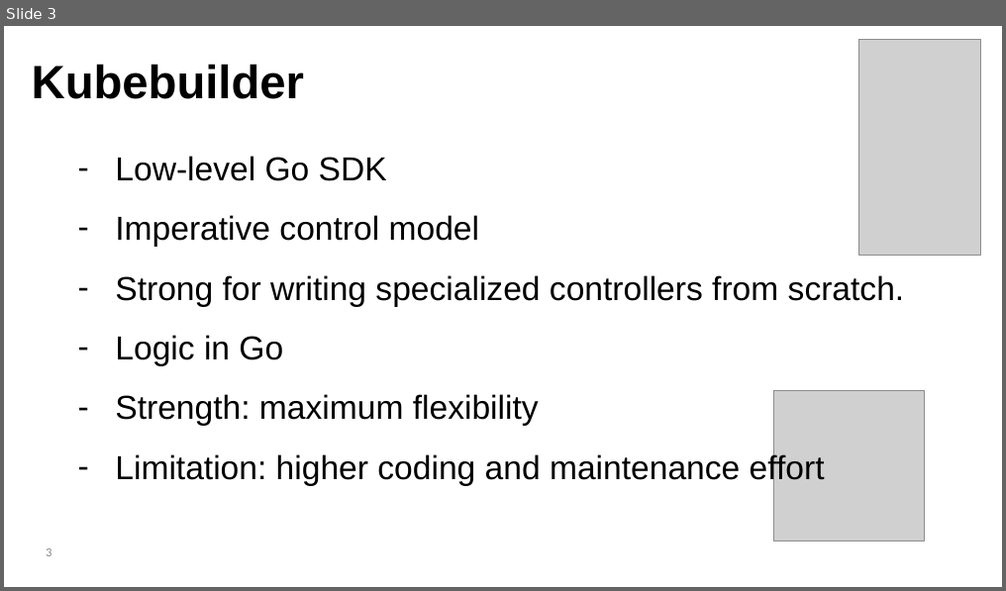
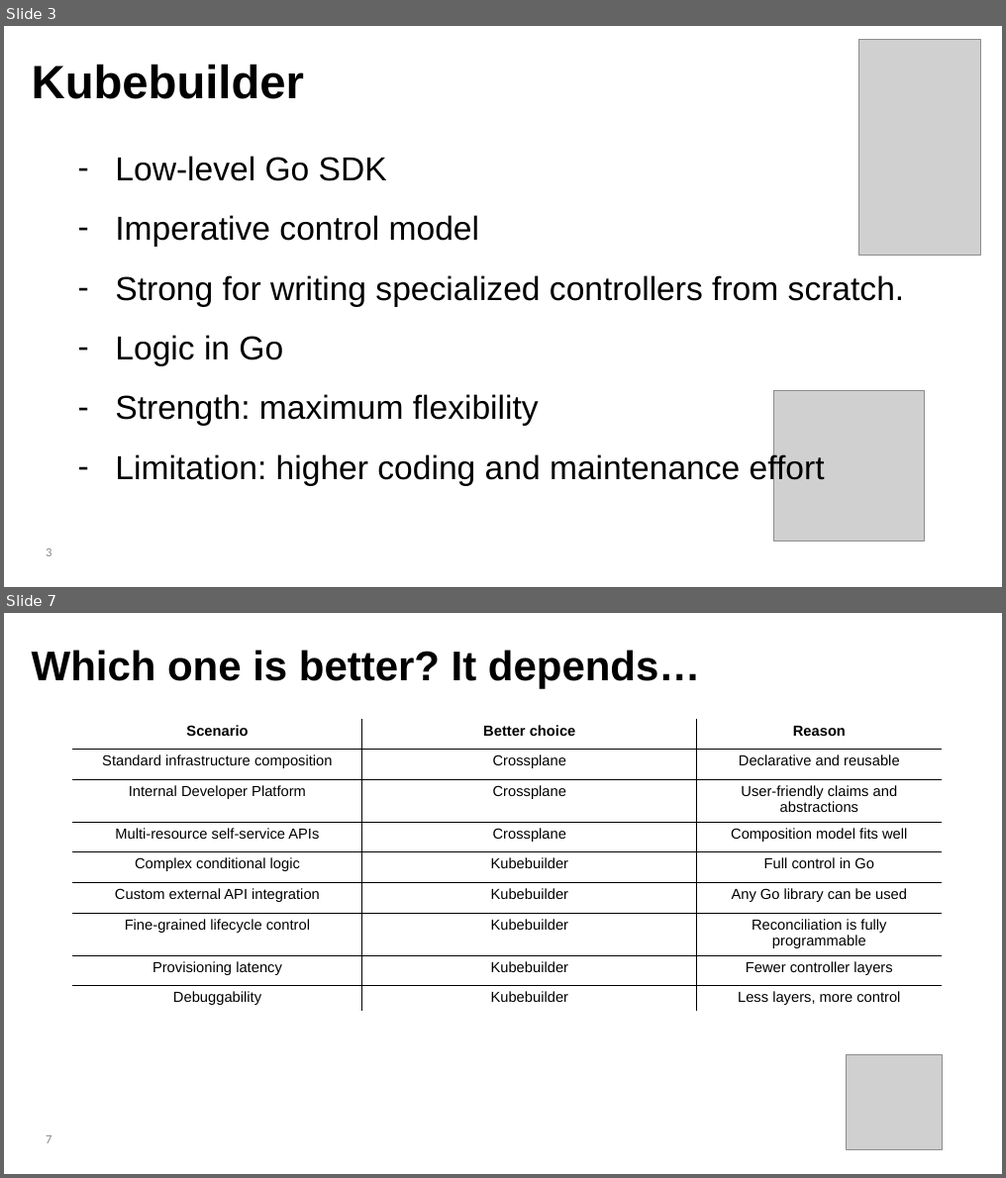
Before and after one commit to lorenzodeluca/kafka-operator-clash, a slide deck: presentation/kubebuilder vs crossplane.pptx. Shown one above the other, each under a label of ours: slide 3 before the commit, slides 3 and 7 after it; the slides between them are not shown. The pictures are 1006x591 and 1006x1178 pixels, drawn with LibreOffice and Linux fonts; fonts in the diff are those of the drawing; grey boxes stand for pictures. Boxes give left, top, right and bottom in pixels: in the first picture for what was removed or moved away, otherwise in the second. Text is boxed around its words. In the diff, an @@ line names an element or a change of style, - is before the commit and + after.

```diff
--- a/presentation/kubebuilder vs crossplane.pptx
+++ b/presentation/kubebuilder vs crossplane.pptx
@@ slide 7 added at (4,613,1002,1174), background #FFFFFF @@
@@ text added at (32,650,701,689), 40 pt, text #000000, bold @@
+Which one is better? It depends…
@@ table added at (73,719,943,1011), 9 rows, 3 columns @@
+Scenario | Better choice | Reason
+Standard infrastructure composition | Crossplane | Declarative and reusable
+Internal Developer Platform | Crossplane | User-friendly claims and abstractions
+Multi-resource self-service APIs | Crossplane | Composition model fits well
+Complex conditional logic | Kubebuilder | Full control in Go
+Custom external API integration | Kubebuilder | Any Go library can be used
+Fine-grained lifecycle control | Kubebuilder | Reconciliation is fully programmable
+Provisioning latency | Kubebuilder | Fewer controller layers
+Debuggability | Kubebuilder | Less layers, more control
@@ picture added at (846,1055,943,1151) @@
@@ page number added at (46,1136,52,1144), 12 pt, text #888888 @@
+7
```
Also in this commit, not shown: 3 slides changed, 10 other slides added, 9 slides removed, 5 other files.
